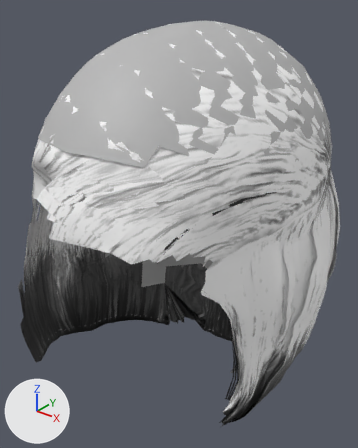
Renders of the glTF model avatar_studio/web/hair/bob01.glb from each side of a commit.
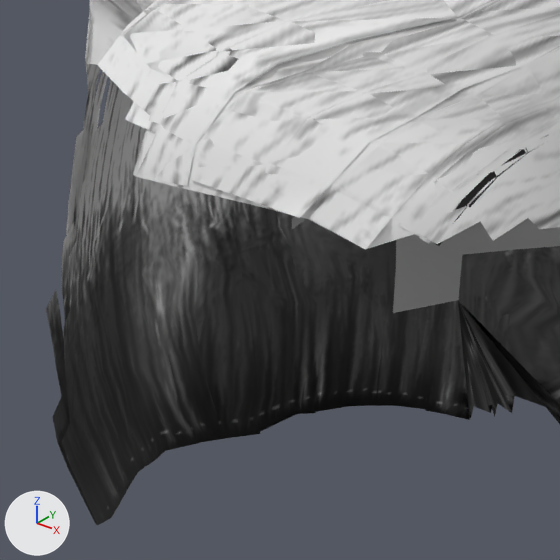
Old and new are each drawn whole from a camera (50 mm lens) standing at (0.165, -0.21, 1.719) and looking at (-0.009, 0.008, 1.584) and again close up on the part from 0% to 56% of the width and 39% to 84% of the height. Lighting does not change. The marker at lower left points along +X, +Y and +Z. The last two pictures show the newer version. Vertices at exactly the same position are counted once.

Names of what the first close-up shows: 'bob01'.
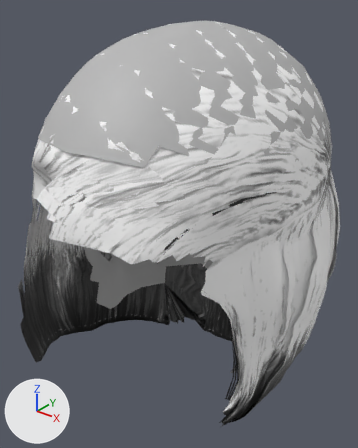
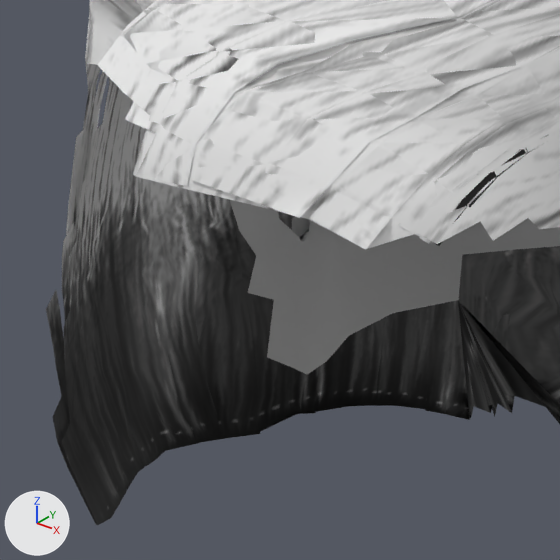
What changed in the scene script:
```text
Change me_mesh_0:
    used by ob_bob01; location = (0.0, 0.0, 0.0)
    remove me_mesh_0.from_pydata(...)  # 5012 vertices, 8282 faces; spans x -0.095..0.084, y -0.09..0.115, z 1.469..1.701
    add me_mesh_0.from_pydata(...)  # 5313 vertices, 8851 faces; spans x -0.095..0.084, y -0.09..0.115, z 1.469..1.701
    me_mesh_0 part 1: 300 vertices added at x -0.071..-0.05, y -0.026..0.009, z 1.514..1.589
    other edits to the shape of me_mesh_0 do not show in these pictures
```

Pixel boxes [x1, y1, x2, y2] of what changed, in the close-ups (560 x 560 px):
part 1 of me_mesh_0, added: after [230, 200, 396, 374]
